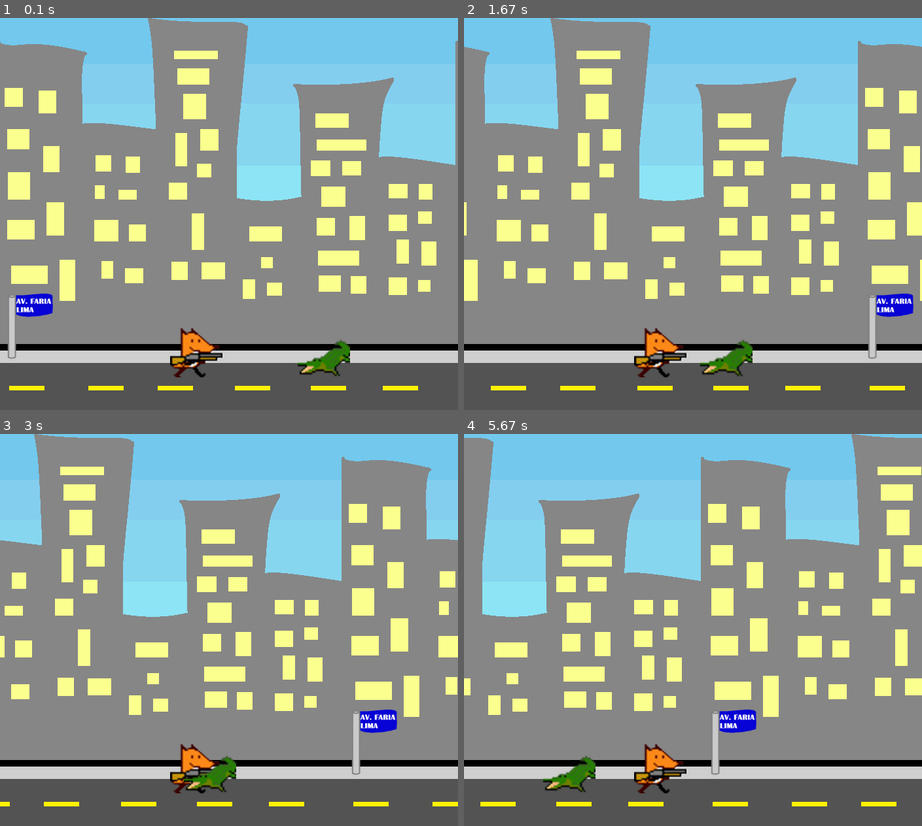
Above: before the commit, frames 1-4 (two rows, left to right).
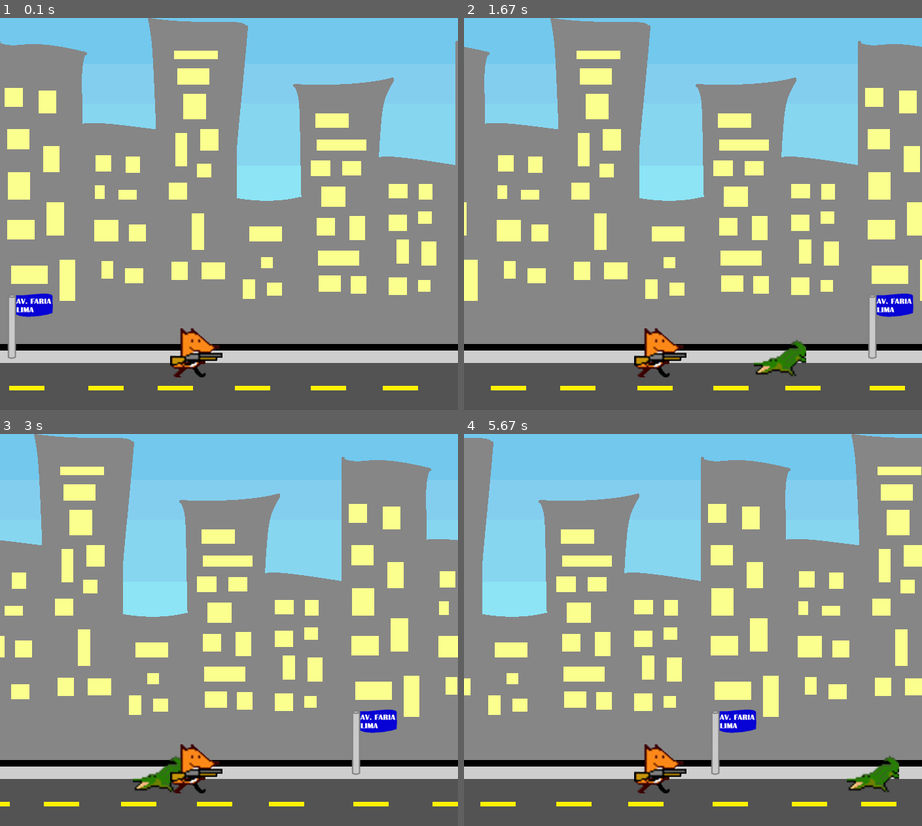
Above: after the commit, the same moments.

Repository: brunameinberg/projetofinalpygame
Game: pygame game, started from Foxsupremacy.py
Same seed, same stepped clock (60 frames per second), same inputs: the game is played once before the commit and once after it.
Inputs:
- Up to frame 1 (0.1 s): no input
- Up to frame 2 (1.67 s): no input
- Up to frame 3 (3 s): no input
- Up to frame 4 (5.67 s): no input

The runs differ from the first frame. In frame 1, 0.6% of the frame differs, in the area x 37-77%, y 79-92%; in frame 2, 1.1%, in the area x 37-75%, y 79-92%; in frame 3, 1.0%; in frame 4, 1.1%.

Commit message:
jacaré infinito

Diff:
--- a/Foxsupremacy.py
+++ b/Foxsupremacy.py
@@ -1,4 +1,5 @@
 import pygame
+import random
 
 pygame.init()
 
@@ -18,13 +19,13 @@
 altura_fox = 75
 largura_fox = 80
 #C:/Users/lucas/Documents/Insper/1Semestre/Dessoft 2021.2/github/projetofinalpygame/
-fundo_de_tela = pygame.image.load('C:/Users/lucas/Documents/Insper/1Semestre/Dessoft 2021.2/github/projetofinalpygame/imagens/fundo.png').convert_alpha()
+fundo_de_tela = pygame.image.load('imagens/fundo.png').convert_alpha()
 fundo_de_tela = pygame.transform.scale(fundo_de_tela, (largura, altura))
-fundo_de_tela2 = pygame.image.load('C:/Users/lucas/Documents/Insper/1Semestre/Dessoft 2021.2/github/projetofinalpygame/imagens/fundo.png').convert_alpha()
+fundo_de_tela2 = pygame.image.load('imagens/fundo.png').convert_alpha()
 fundo_de_tela2 = pygame.transform.scale(fundo_de_tela, (largura, altura))
-fox_imagem = pygame.image.load('C:/Users/lucas/Documents/Insper/1Semestre/Dessoft 2021.2/github/projetofinalpygame/imagens/fox1.png').convert_alpha()
+fox_imagem = pygame.image.load('imagens/fox1.png').convert_alpha()
 fox_imagem = pygame.transform.scale(fox_imagem, (largura_fox, altura_fox))
-jacare_imagem = pygame.image.load('C:/Users/lucas/Documents/Insper/1Semestre/Dessoft 2021.2/github/projetofinalpygame/imagens/jacare.png').convert_alpha()
+jacare_imagem = pygame.image.load('imagens/jacare.png').convert_alpha()
 jacare_imagem = pygame.transform.scale(jacare_imagem, (largura_jacare, altura_jacare))
 
 # variaveis globais
@@ -66,15 +67,19 @@
 
         self.image = img
         self.rect = self.image.get_rect()
-        self.rect.centerx = 500
+        self.rect.centerx = 700 + largura_jacare
         self.rect.bottom = 550
-        self.speedx = -1 #move o jacaré junto com a tela
+        self.speedx = random.randrange(-3.0, -1.0) #move o jacaré junto com a tela
         self.speedy = 0
 
     def update(self):
         # Atualização da posição do jacaré
         self.rect.x += self.speedx
         self.rect.y += self.speedy
+
+        if self.rect.left < -largura_jacare:
+            self.rect.x = 700 + largura_jacare
+
 
 
 
@@ -83,6 +88,10 @@
 
 jogador = Fox(fox_imagem)
 inimigo = Jacare(jacare_imagem)
+
+todos_objetos = pygame.sprite.Group()
+todos_objetos.add(inimigo)
+todos_objetos.add(jogador)
 
 
 # ===== Loop principal =====
@@ -108,15 +117,14 @@
         '''TEM QUE ARRUMAR ESSA PARTE AQUI DE CIMA PORQUE ANTES TODAS TECLAS AVAM PRS PULAR E AGORA NAO PULA'''
 
     # atualiza posição ( por enquanto zerada)
-    jogador.update()
-    inimigo.update()
+    todos_objetos.update()
 
     # ----- Gera saídas
     window.fill((0, 0, 0))  # Preenche com a cor branca
     window.blit(fundo_de_tela, (x, 0))
     window.blit(fundo_de_tela2, ((700+x), 0)) #anda o fundo da tela
     window.blit(jogador.image, jogador.rect)
-    window.blit(inimigo.image, inimigo.rect)
+    todos_objetos.draw(window)
 
     if x == -700:
         x = 0
